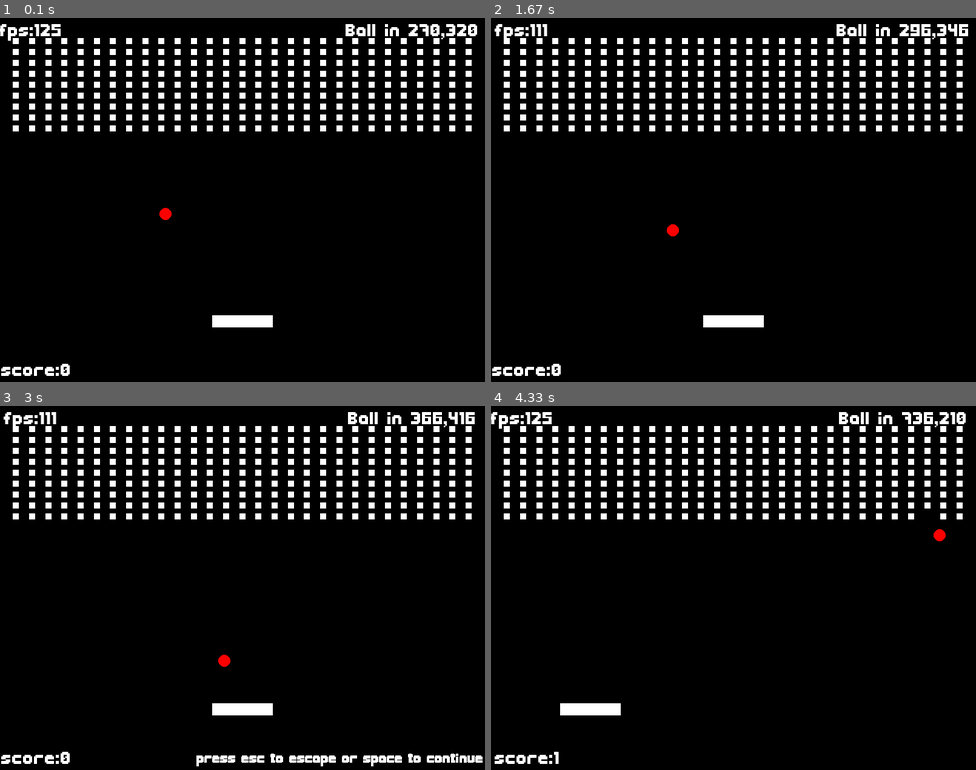
Above: before the commit, frames 1-4 (two rows, left to right).
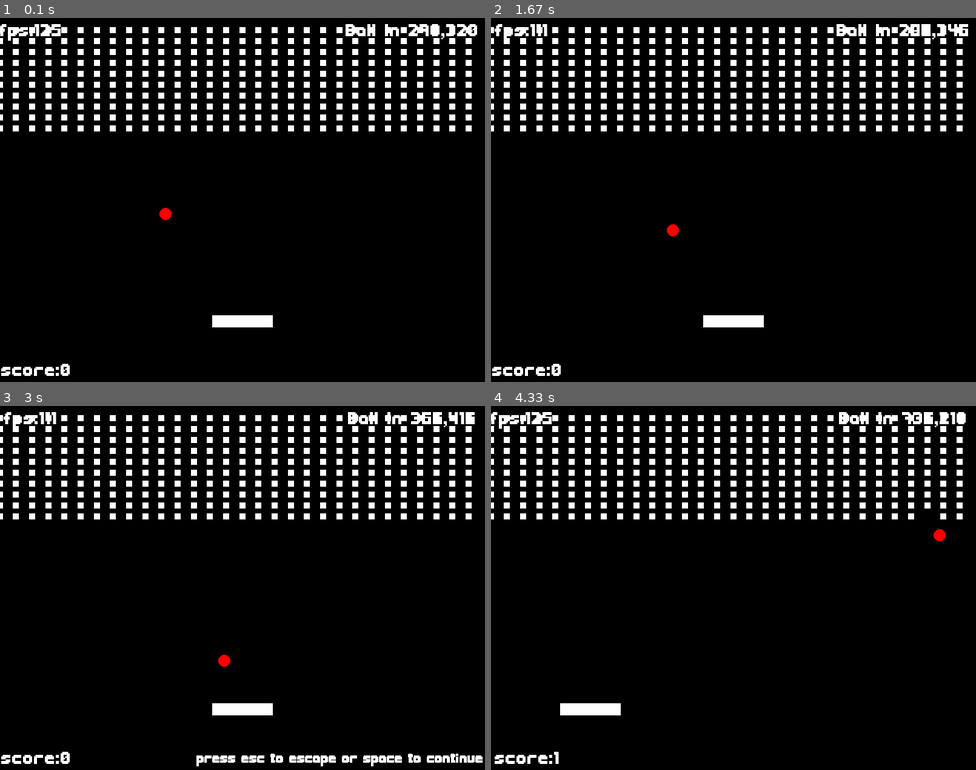
Above: after the commit, the same moments.

Repository: ZhangJC2025/pygame_breakout
Game: pygame game, started from main.py
The game is run twice, just before and just after one commit, with the same random seed, the same clock (stepped at 60 frames per second) and the same inputs.
Inputs:
- Up to frame 1 (0.1 s): no input
- Up to frame 2 (1.67 s): hold D 0.33-0.8 s; hold C 0.83-1.13 s; hold W 0.83-1.13 s; tap Space at 1.5 s
- Up to frame 3 (3 s): hold P 1.83-2.3 s; hold D 1.83-2.3 s
- Up to frame 4 (4.33 s): tap Space at 3.4 s; hold A 3.73-4.13 s

The runs differ from the first frame. In frame 1, 0.6% of the frame differs, in the area x 0-98%, y 2-32%; in frame 2, 0.6%; in frame 3, 0.6%; in frame 4, 0.6%.

Commit message:
release 2.0 fix some bugs

Diff:
--- a/my_pygame.py
+++ b/main.py
@@ -1,3 +1,5 @@
+# main.py -- A small game called break out
+# coded by ZhangJC2025
 import pygame as pg
 import sys
 import time
@@ -9,6 +11,7 @@
 green = 0, 255, 0
 blue = 0, 0, 255
 yellow = 255, 255, 0
+
 BACKGROUND_COLOR = black
 
 # window size
@@ -19,17 +22,13 @@
 DEBUG_MODE = False
 
 # game status
-# 0 playing
-# 1 win
-# -1 lose
-# 2 pause
-# -2 exit
-GAME_STATUS = 0
+GAME_STATUS = "PLAYING"
 
 # game score
 SCORE = 0
 
 # to detect wheter cheat code in input
+cheat_keys = {pg.K_w: "w", pg.K_i: "i", pg.K_n: "n"}
 cheat_code = []
 
 # if first run ?
@@ -37,12 +36,12 @@
 
 
 class Paddle:
-    def __init__(self, x, y, width, height):
-        self.width = width  # 100
-        self.height = height  # 20
+    def __init__(self, x, y, width=100, height=20, color=white):
+        self.width = width
+        self.height = height
         self.x = x - self.width // 2
         self.y = y - self.height // 2
-        self.color = white
+        self.color = color
         self.hit_box = pg.Rect(self.x, self.y, self.width, self.height)
 
     def draw(self, screen):
@@ -66,17 +65,20 @@
 
 
 class Ball:
-    def __init__(self, x, y):
-        self.radius = 10
+    def __init__(self, x, y, radius=10, speed_x=400, speed_y=400, color=red):
+        self.radius = radius
         self.x = x - self.radius
         self.y = y - self.radius
-        self.speed_x = 400
-        self.speed_y = 400
-        self.color = red
-        self.hit_box = pg.Rect(self.x - self.radius, self.y - self.radius, 20, 20)
+        self.speed_x = speed_x
+        self.speed_y = speed_y
+        self.color = color
+        self.hit_box = pg.Rect(
+            self.x - self.radius, self.y - self.radius, self.radius * 2, self.radius * 2
+        )
 
     def draw(self, screen):
         pg.draw.circle(screen, self.color, (self.x, self.y), self.radius)
+
         if DEBUG_MODE:
             pg.draw.rect(screen, green, self.hit_box, 3)
 
@@ -95,23 +97,19 @@
             self.y = self.radius
             self.speed_y = -self.speed_y
         if self.y > HEIGTH - self.radius:
-            """self.y = HEIGTH - self.radius
-            self.speed_y = -self.speed_y"""
+            # dead detect
             global GAME_STATUS
-            if GAME_STATUS == 0:
-                GAME_STATUS = -1
+            if GAME_STATUS == "PLAYING":
+                GAME_STATUS = "LOSE"
 
         self.hit_box.x = self.x - self.radius
         self.hit_box.y = self.y - self.radius
 
-    def rebound(self, other, direct):
+    def rebound(self, others, direct):
         if direct == "up":
-            self.y = other.y - self.radius
+            self.y = others.y - self.radius
         elif direct == "down":
-            self.y = other.y + self.radius
-        # do nothing
-        else:
-            pass
+            self.y = others.y + self.radius
         self.speed_y = -self.speed_y
 
 
@@ -120,10 +118,10 @@
         super().__init__(x, y, width, height)
 
     def draw(self, screen):
-        return super().draw(screen)
+        super().draw(screen)
 
     def move(self, speed):
-        return super().move(speed)
+        super().move(speed)
 
 
 class Brick_generator:
@@ -133,8 +131,8 @@
         self.x_range = x_range
         self.y_range = y_range
         self.brick_array = []
-        for i in range(1, line):
-            for j in range(1, row):
+        for i in range(line):
+            for j in range(row):
                 y = (y_range[1] - y_range[0]) / line * i + y_range[0]
                 x = (x_range[1] - x_range[0]) / row * j + x_range[0]
 
@@ -151,7 +149,8 @@
             SCORE += 1
         if self.brick_array == []:
             global GAME_STATUS
-            GAME_STATUS = 1
+            if GAME_STATUS == 1:
+                GAME_STATUS = 1
 
 
 def pause_page(surface):
@@ -162,6 +161,7 @@
         white,
         (surface.get_width() - 240, surface.get_height() - 20),
     )  # esc tips
+
     pg.display.update()
 
 
@@ -197,40 +197,48 @@
     global cheat_code
     cheat_code = []
     global GAME_STATUS
-    GAME_STATUS = 0
+    GAME_STATUS = "PLAYING"
     global SCORE
     SCORE = 0
 
 
 def input_handler(paddle, dt, brick_generator):
+    keys = pg.key.get_pressed()
+
     global GAME_STATUS
-    keys = pg.key.get_pressed()
-    if GAME_STATUS == 0:
+    if GAME_STATUS == "PLAYING":
         if keys[pg.K_a]:
             paddle.move(-600 * dt)
         if keys[pg.K_d]:
             paddle.move(600 * dt)
 
-    if keys[pg.K_p]:
-        if GAME_STATUS == 0:
-            GAME_STATUS = 2
+        if keys[pg.K_p]:
+            GAME_STATUS = "PAUSE"
+
+    elif GAME_STATUS == "PAUSE":
+        if keys[pg.K_SPACE]:
+            GAME_STATUS = "PLAYING"
+
+    elif GAME_STATUS == "LOSE":
+        if keys[pg.K_SPACE]:
+            main()
+    elif GAME_STATUS == "WIN":
+        if keys[pg.K_SPACE]:
+            main()
+
     if keys[pg.K_ESCAPE]:
-        GAME_STATUS = -2
-    if keys[pg.K_SPACE]:
-        if GAME_STATUS == 2:
-            GAME_STATUS = 0
-        elif GAME_STATUS == -1 or GAME_STATUS == 1:
-            main()
+        GAME_STATUS = "EXIT"
 
     # cheat code
-    if keys[pg.K_z] and "z" not in cheat_code:
-        cheat_code.append("z")
-    if keys[pg.K_j] and "j" not in cheat_code:
-        cheat_code.append("j")
-    if keys[pg.K_c] and "c" not in cheat_code:
-        cheat_code.append("c")
-
-    if "z" in cheat_code and "j" in cheat_code and "c" in cheat_code:
+    global cheat_code
+    for cheat_key, key_char in cheat_keys.items():
+        if keys[cheat_key] and key_char not in cheat_code:
+            cheat_code.append(key_char)
+    isCHEATED = True
+    for cheat_key, key_char in cheat_keys.items():
+        if key_char not in cheat_code:
+            isCHEATED = False
+    if isCHEATED:
         cheat_mode(brick_generator)
 
 
@@ -257,7 +265,7 @@
     try:
         font = pg.font.Font("fonts/CutePixel.ttf", size)
     except FileNotFoundError:
-        print("fonts file not found!")
+        print("Fonts file not found!")
         font = pg.font.Font(None, size)
     text = font.render(text, True, color)
     text_rect = text.get_rect()
@@ -295,11 +303,11 @@
 
 def cheat_mode(brick_generator):
     global GAME_STATUS
-    if GAME_STATUS == -1:
+    if GAME_STATUS == "LOSE":
         return
     for brick in brick_generator.brick_array:
         brick_generator.destory(brick)
-    GAME_STATUS = 1
+    GAME_STATUS = "WIN"
 
 
 def main():
@@ -309,9 +317,7 @@
     global FIRST_RUN
     # right declare
     if FIRST_RUN:
-        print(
-            "Font used in game: Cute Pixel\nSource: fontmeme.com/ziti/cute-pixel-font"
-        )
+        print("Font: Cute Pixel\nSource: fontmeme.com/ziti/cute-pixel-font")
         FIRST_RUN = False
 
     screen = pg.display.set_mode((WIDTH, HEIGTH))
@@ -339,22 +345,22 @@
 
         input_handler(paddle, dt, brick_generator)
 
-        if GAME_STATUS == 2:
+        if GAME_STATUS == "PAUSE":
             pause_page(screen)
             # continue
             pass
 
-        if GAME_STATUS == -2:
+        if GAME_STATUS == "EXIT":
             running = False
 
-        if GAME_STATUS == 0:
+        if GAME_STATUS == "PLAYING":
             playing_time = time.time() - start
             pg.display.set_caption(f"play Breakout {playing_time:.2f}s")
 
             screen.fill(BACKGROUND_COLOR)
 
             ui_render(screen, dt, ball)
-            if GAME_STATUS == 0:
+            if GAME_STATUS == "PLAYING":
                 ball.move(dt)
 
             # collider
@@ -373,11 +379,11 @@
 
         dt = clock.tick(240) / 1000
 
-        if GAME_STATUS == 0:
+        if GAME_STATUS == "PLAYING":
             pg.display.update()
-        elif GAME_STATUS == -1:
+        elif GAME_STATUS == "LOSE":
             dead_page(screen)
-        elif GAME_STATUS == 1:
+        elif GAME_STATUS == "WIN":
             win_page(screen)
 
     pg.quit()
